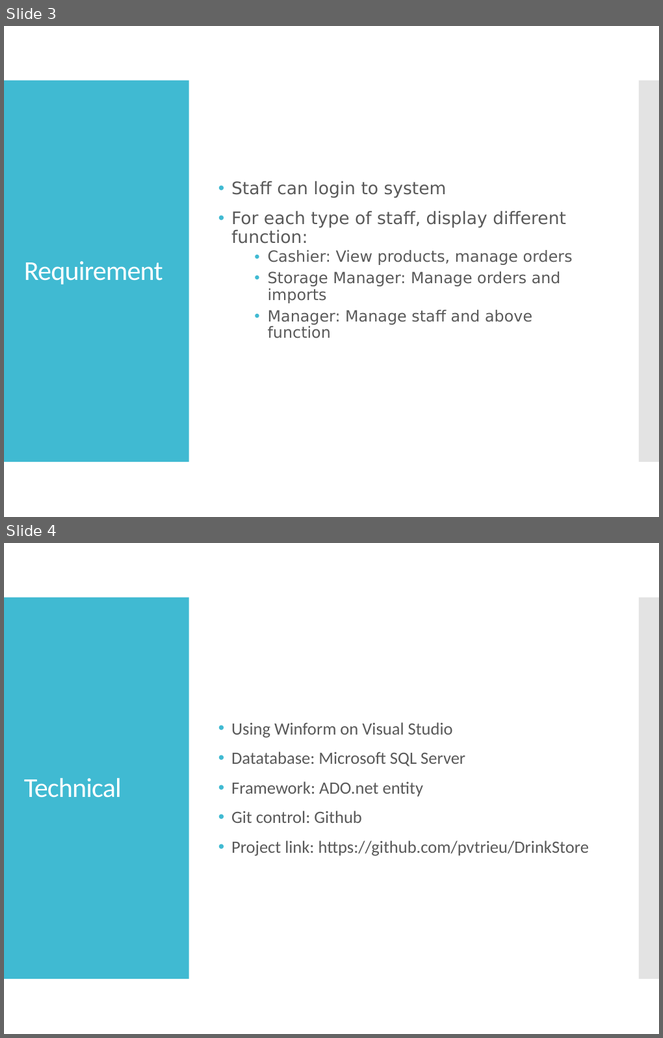
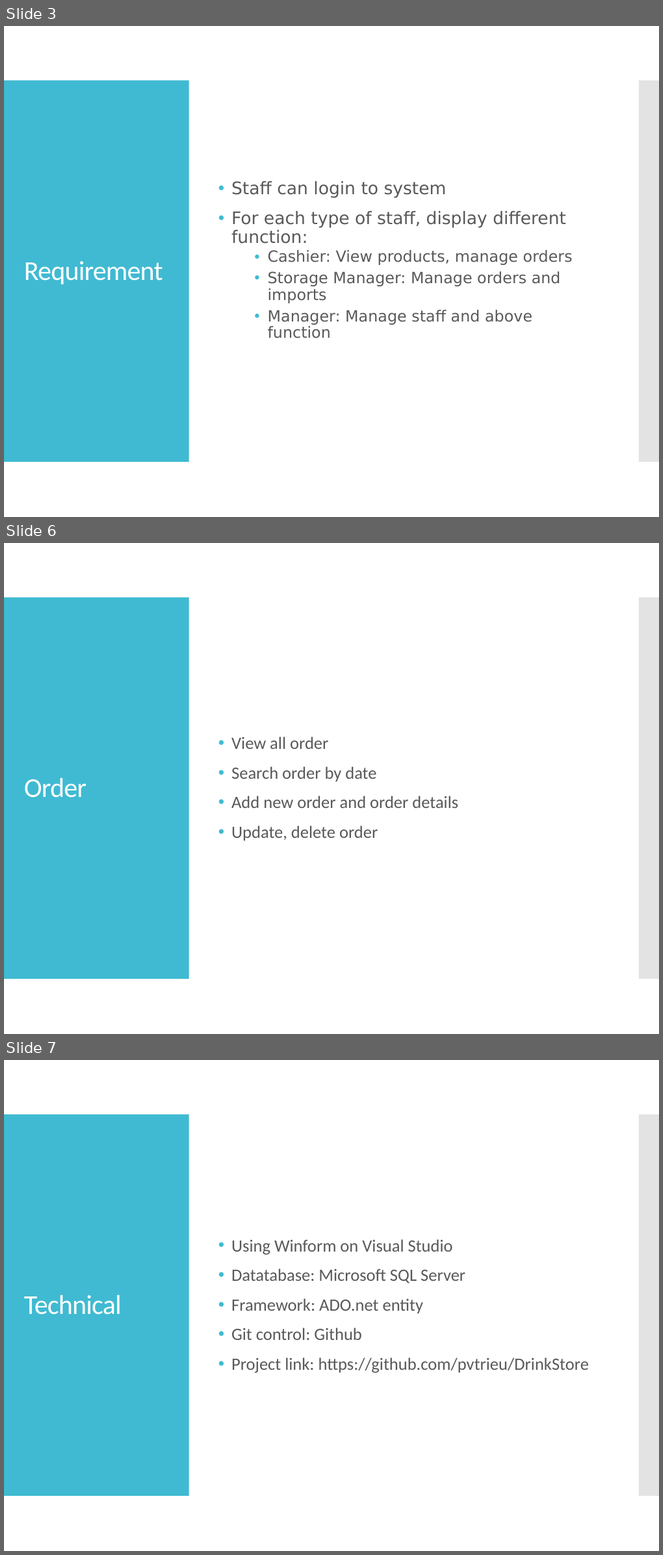
Before and after one commit to pvtrieu/DrinkStore, a slide deck: Report/Report_2.pptx. Shown one above the other, each under a label of ours: slides 3 and 4 before the commit, slides 3, 6 and 7 after it; the slides between them are not shown. The pictures are 663x1038 and 663x1555 pixels, drawn with LibreOffice and Linux fonts; fonts in the diff are those of the drawing. Boxes give left, top, right and bottom in pixels: in the first picture for what was removed or moved away, otherwise in the second. Text is boxed around its words. In the diff, an @@ line names an element or a change of style, - is before the commit and + after.

Commit message:
update report and mini detail to product

```diff
--- a/Report/Report_2.pptx
+++ b/Report/Report_2.pptx
@@ slide 6 added at (4,543,659,1034), background #FFFFFF; not listed: 2 template elements that a slide beside it also shows @@
@@ text added at (232,737,458,841), 19 pt, text #595959 @@
+• View all order
+• Search order by date
+• Add new order and order details
+• Update, delete order
@@ title added at (24,778,87,798), 30 pt, text #FFFFFF @@
+Order
@@ what was slide 4 is now slide 7 @@
```
Also in this commit, not shown: 2 slides changed, 4 other slides added, 8 other files.
